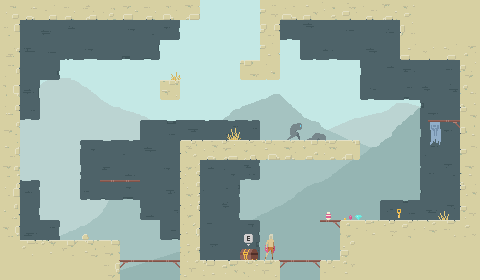
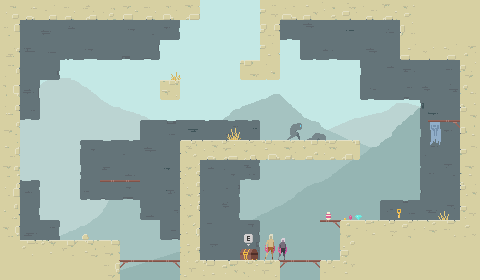
Two versions of the same layered image (480px x 280px). Layer-by-layer changes:
painted on "Reference" over [265, 234, 274, 260]
added layer "Layer 2" above "BackgroundTiles" over [278, 238, 287, 260]
painted on "BackgroundTiles" over [19, 19, 461, 261]
